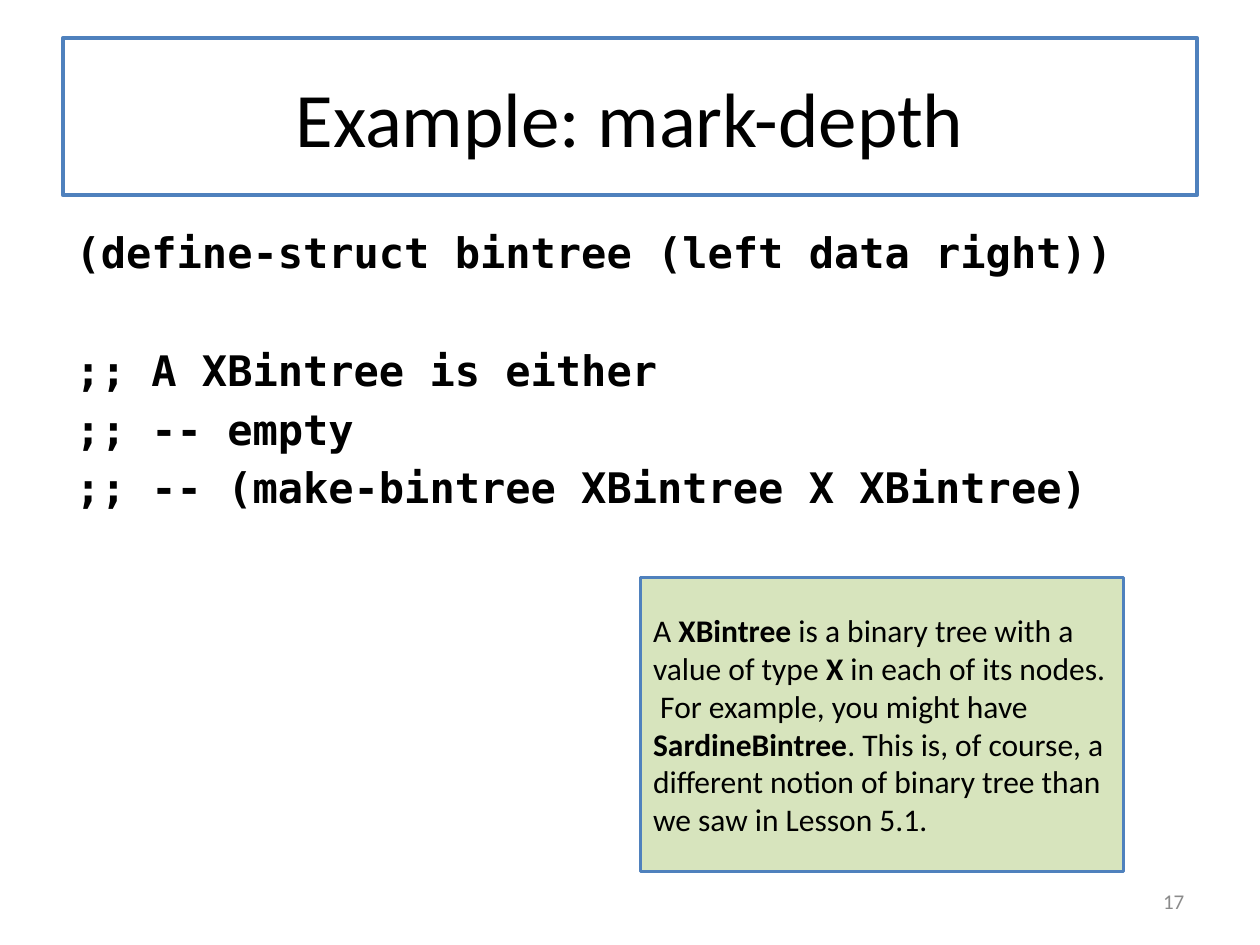
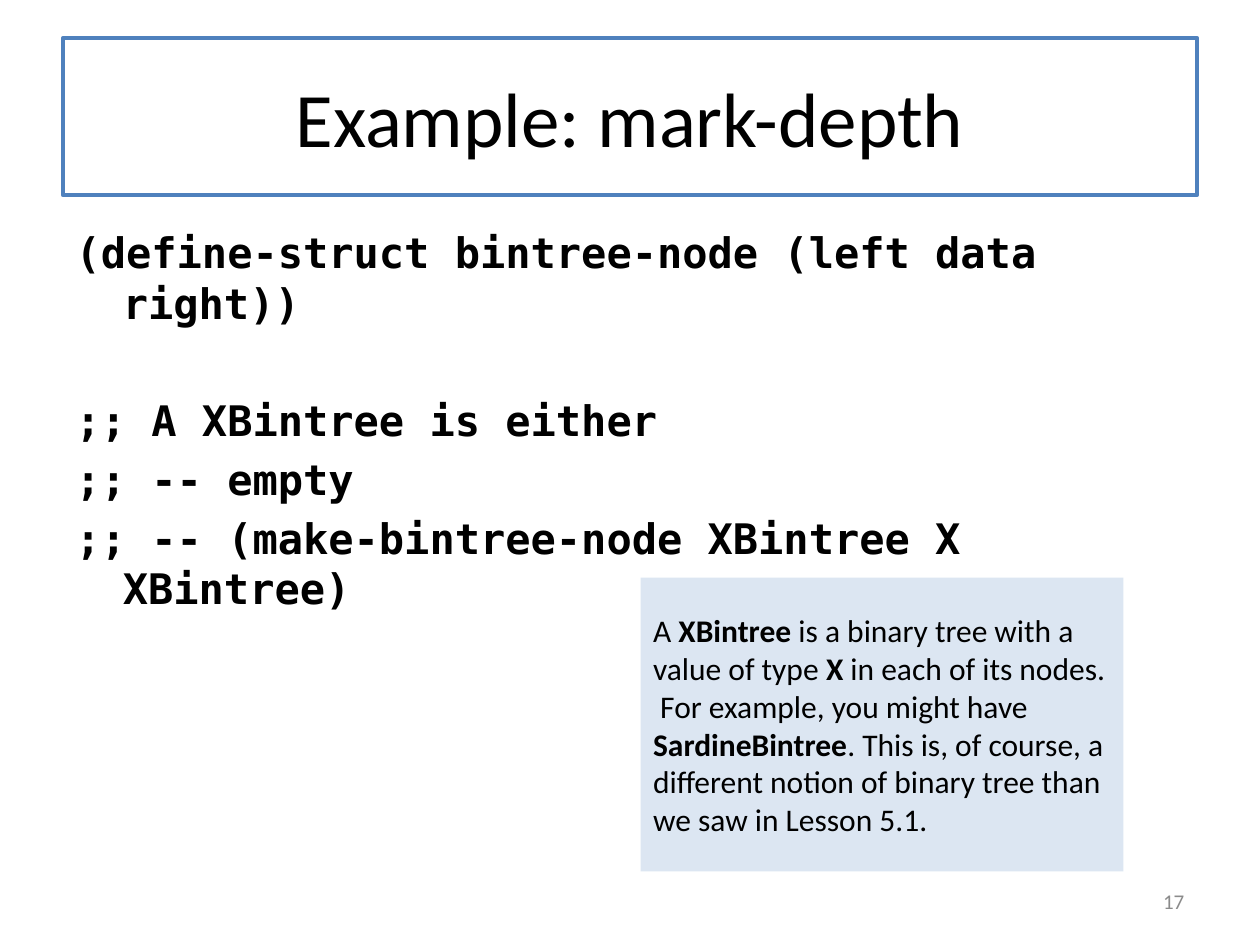
Before and after one commit to mwand/cs5010f17, a slide deck: slide 17 of Slides/Lesson 7.1-7.3 Invariants Combined.pptx. Drawn at 1260x945 pixels with LibreOffice and Linux fonts; fonts in the diff are those of the drawing. Boxes give left, top, right and bottom in pixels: in the first picture for what was removed or moved away, otherwise in the second. Text is boxed around its words. In the diff, an @@ line names an element or a change of style, - is before the commit and + after.

```diff
--- a/Slides/Lesson 7.1-7.3 Invariants Combined.pptx
+++ b/Slides/Lesson 7.1-7.3 Invariants Combined.pptx
@@ text at <box>76,234,1036,328</box>: text changed @@
-(define-struct bintree (left data right))
+(define-struct bintree-node (left data right))
@@ text at <box>123,520,960,610</box>: text changed @@
-;; -- (make-bintree XBintree X XBintree)
+;; -- (make-bintree-node XBintree X XBintree)
@@ rectangle "A XBintree is a binary ..." at <box>640,577,1123,871</box>: fill #D7E4BD to #DCE6F2; outline #4F81BD 2 pt to none @@
```
Also in this commit, not shown: 8 other slides changed, 3 slides added, 1 slide removed, 1 other file.
